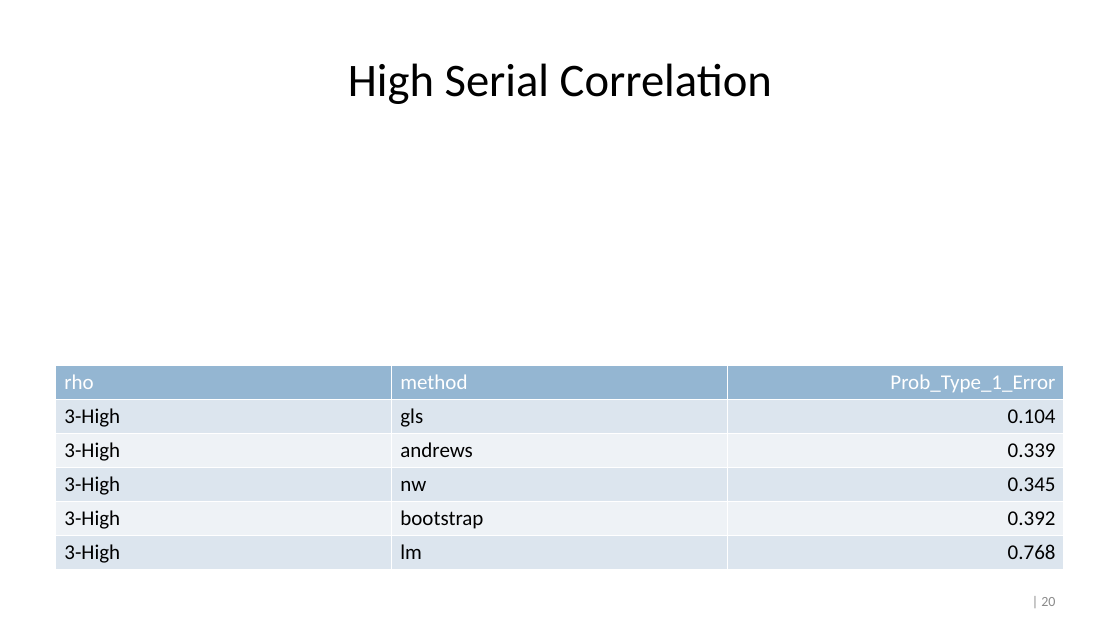
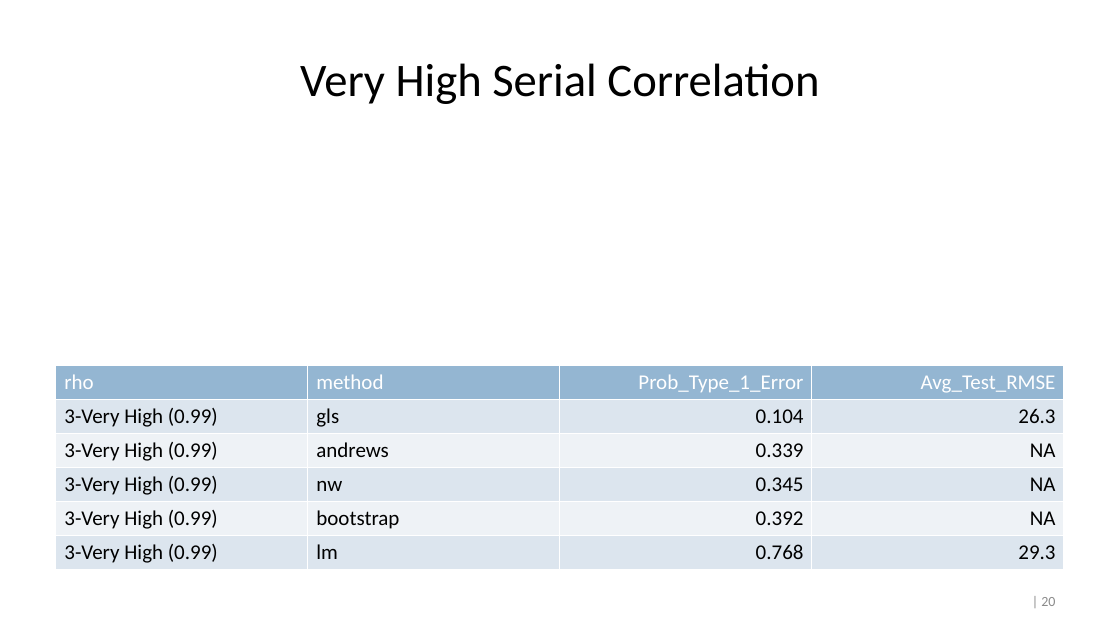
Before and after one commit to crossxwill/Northwestern_MSIA_2022, a slide deck: slide 20 of time_series_regression.pptx. Drawn at 1120x630 pixels with LibreOffice and Linux fonts; fonts in the diff are those of the drawing. Boxes give left, top, right and bottom in pixels: in the first picture for what was removed or moved away, otherwise in the second. Text is boxed around its words. In the diff, an @@ line names an element or a change of style, - is before the commit and + after.

Commit message:
added test set performance

```diff
--- a/time_series_regression.pptx
+++ b/time_series_regression.pptx
@@ title at [300, 63, 819, 104]: text changed @@
-High Serial Correlation
+Very High Serial Correlation
@@ table at [56, 365, 1065, 567] @@
-column 1: rho | 3-High | 3-High | 3-High | 3-High | 3-High
+column 1: rho | 3-Very High (0.99) | 3-Very High (0.99) | 3-Very High (0.99) | 3-Very High (0.99) | 3-Very High (0.99)
+column 4: Avg_Test_RMSE | 26.3 | NA | NA | NA | 29.3
```
Also in this commit, not shown: 2 other slides changed, 1 other file.
